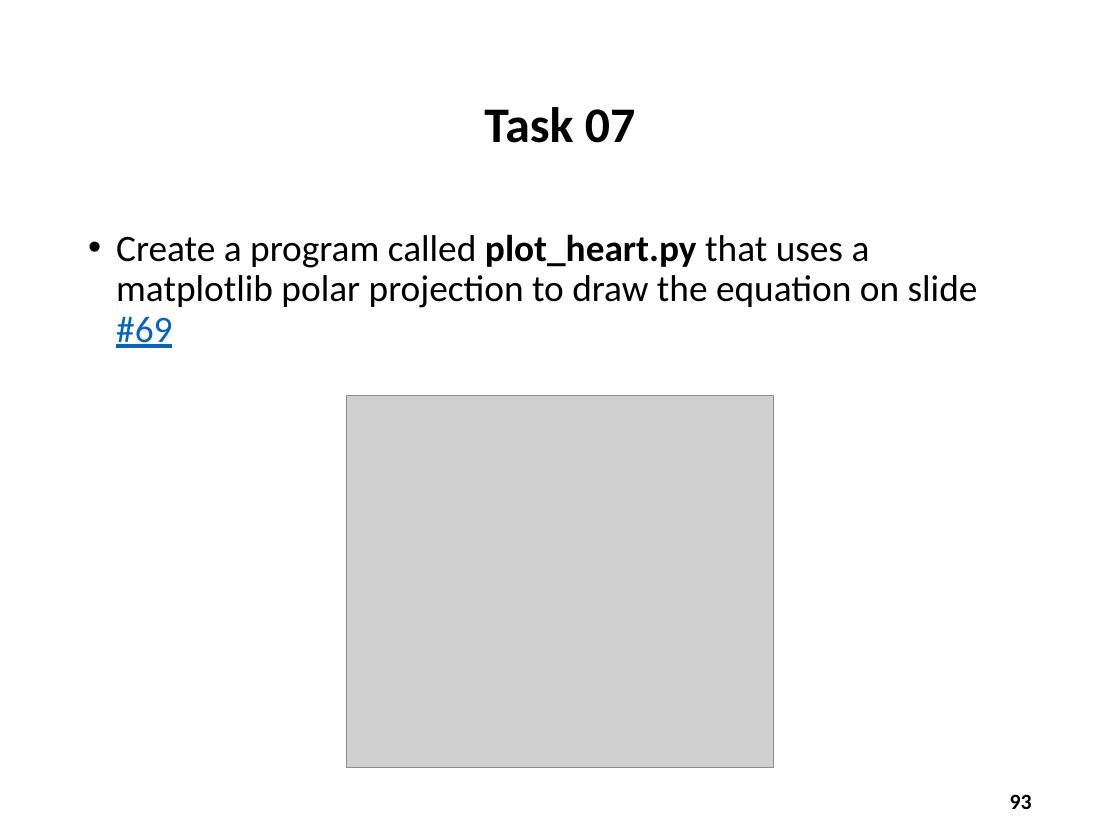
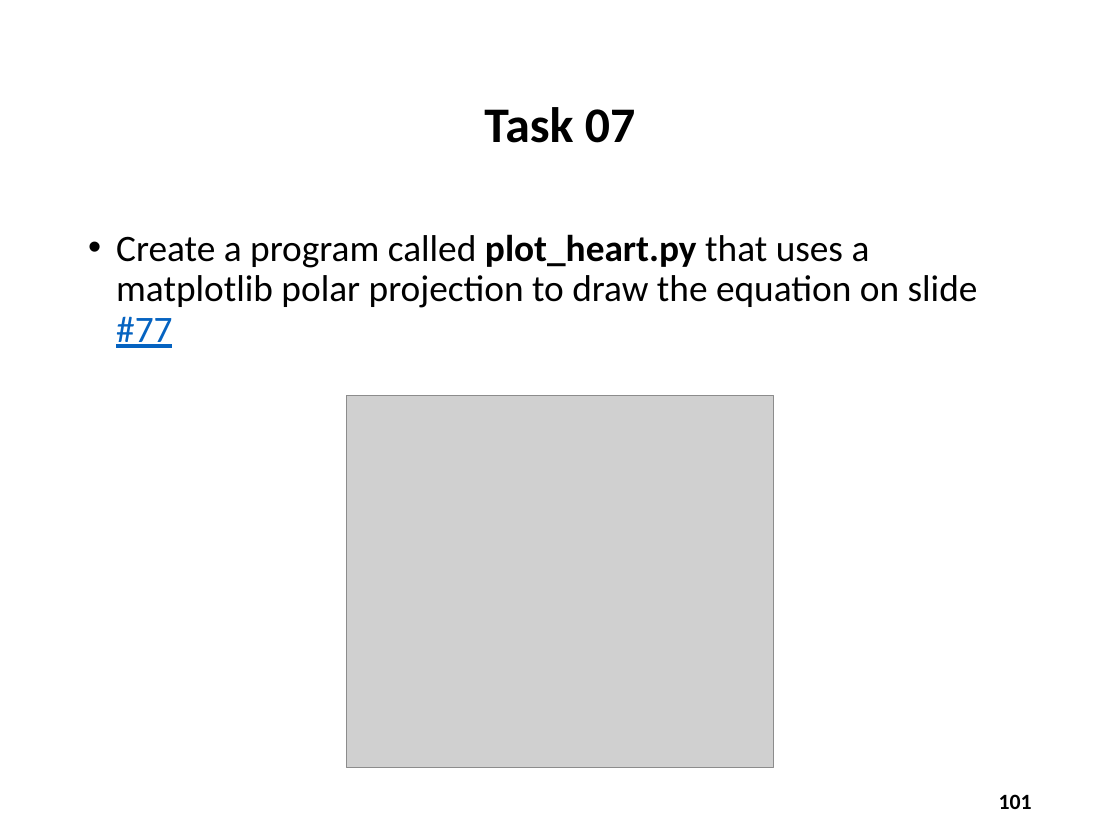
Before and after one commit to dbiersach/scicomp101, a slide deck: slide 101 of Session 07 - Trigonometry and Polar Graphs/Session 07 - Trigonometry and Polar Graphs.pptx (slide 93 before the commit). Drawn at 1120x840 pixels with LibreOffice and Linux fonts; fonts in the diff are those of the drawing; grey boxes stand for pictures. Boxes give left, top, right and bottom in pixels: in the first picture for what was removed or moved away, otherwise in the second. Text is boxed around its words. In the diff, an @@ line names an element or a change of style, - is before the commit and + after.

```diff
--- a/Session 07 - Trigonometry and Polar Graphs/Session 07 - Trigonometry and Polar Graphs.pptx
+++ b/Session 07 - Trigonometry and Polar Graphs/Session 07 - Trigonometry and Polar Graphs.pptx
@@ text at [116,234,978,348]: text changed @@
-• Create a program called plot_heart.py that uses a matplotlib polar projection to draw the equation on slide #69
+• Create a program called plot_heart.py that uses a matplotlib polar projection to draw the equation on slide #77
@@ page number at [999,794,1032,809]: text changed @@
-93
+101
```
Also in this commit, not shown: 17 other slides changed, 9 slides added, 1 slide removed, 1 other file.
